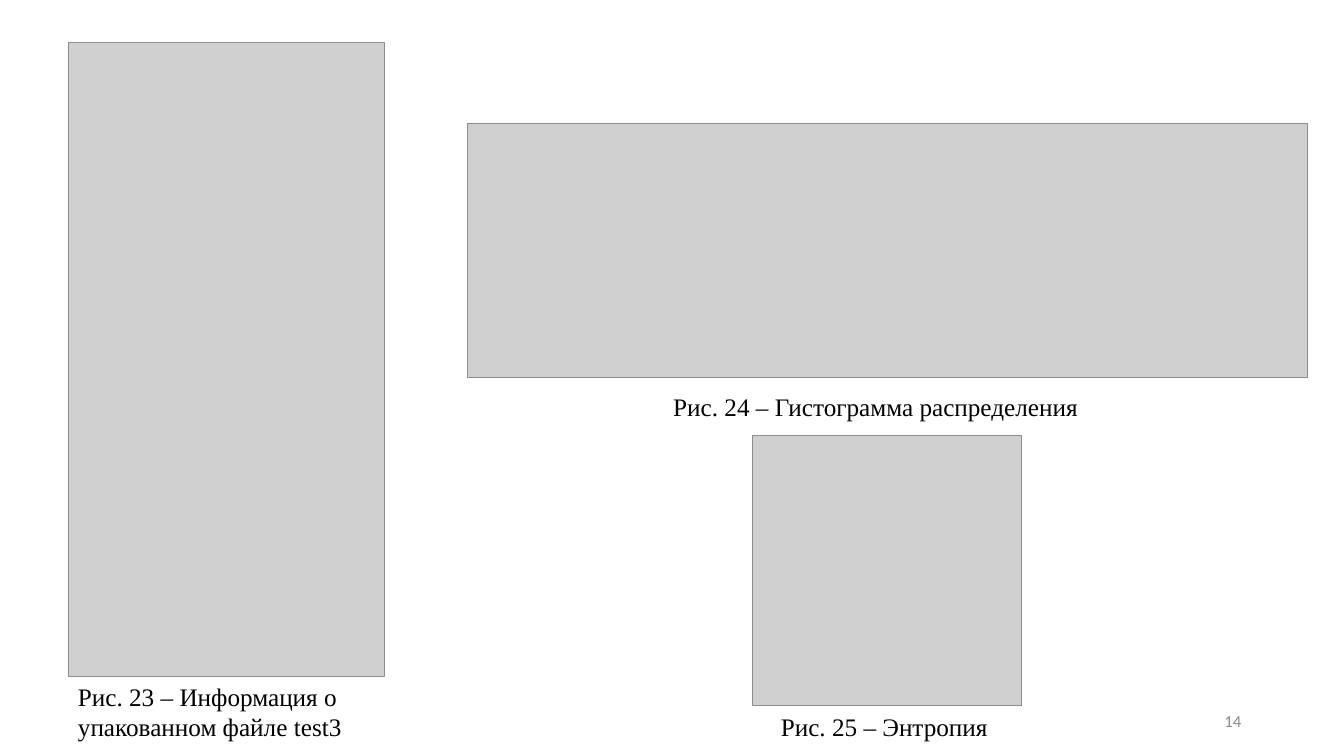
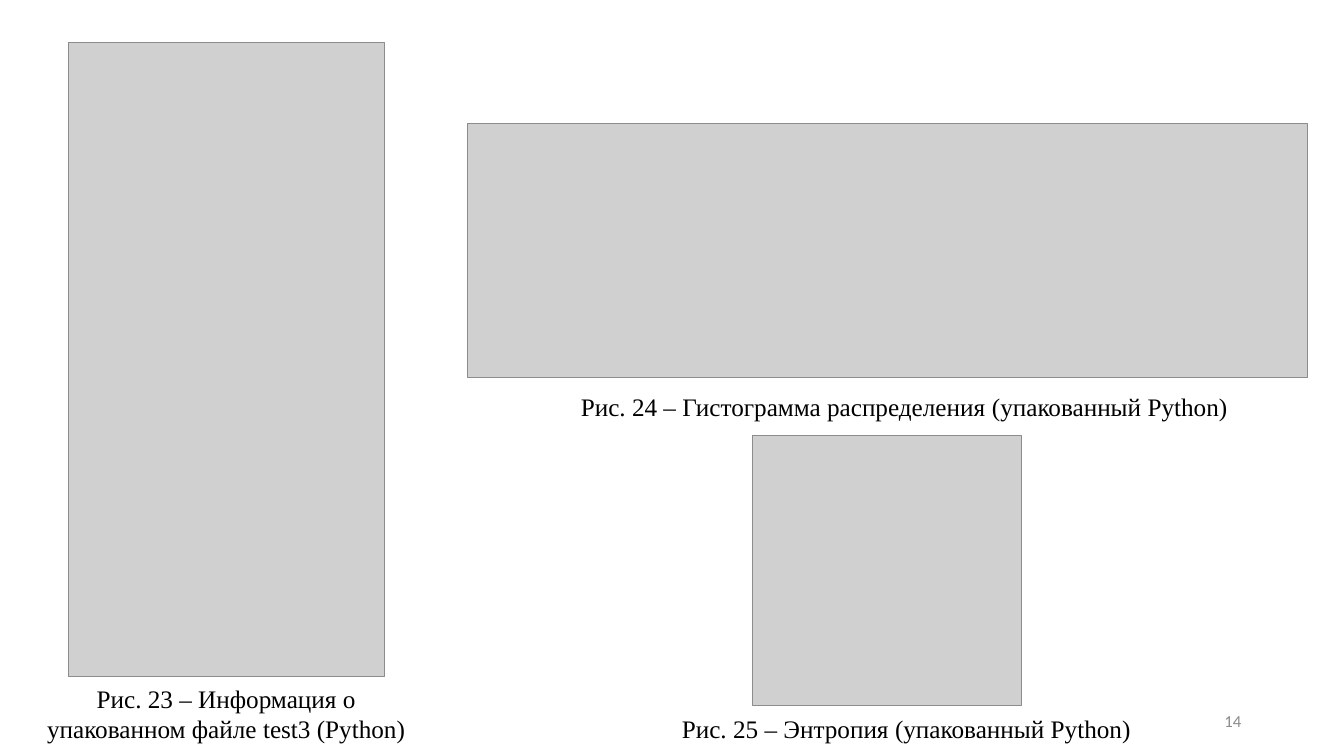
Before and after one commit to RomanKostin/Reverse_Engineering_Blinskii_Kostin_TKI-341, a slide deck: slide 14 of lab1/Лр1_Энтропия.pptx. Drawn at 1344x756 pixels with LibreOffice and Linux fonts; fonts in the diff are those of the drawing; grey boxes stand for pictures; background and template pictures are left out. Boxes give left, top, right and bottom in pixels: in the first picture for what was removed or moved away, otherwise in the second. Text is boxed around its words. In the diff, an @@ line names an element or a change of style, - is before the commit and + after.

```diff
--- a/lab1/Лр1_Энтропия.pptx
+++ b/lab1/Лр1_Энтропия.pptx
@@ text at [581,398,1228,422]: text changed @@
-Рис. 24 – Гистограмма распределения
+Рис. 24 – Гистограмма распределения (упакованный Python)
@@ text at [47,690,405,744]: text changed @@
-Рис. 23 – Информация о упакованном файле test3
+Рис. 23 – Информация о упакованном файле test3 (Python)
@@ text at [682,720,1131,744]: text changed @@
-Рис. 25 – Энтропия
+Рис. 25 – Энтропия (упакованный Python)
```
Also in this commit, not shown: 12 other slides changed, 1 slide added.
